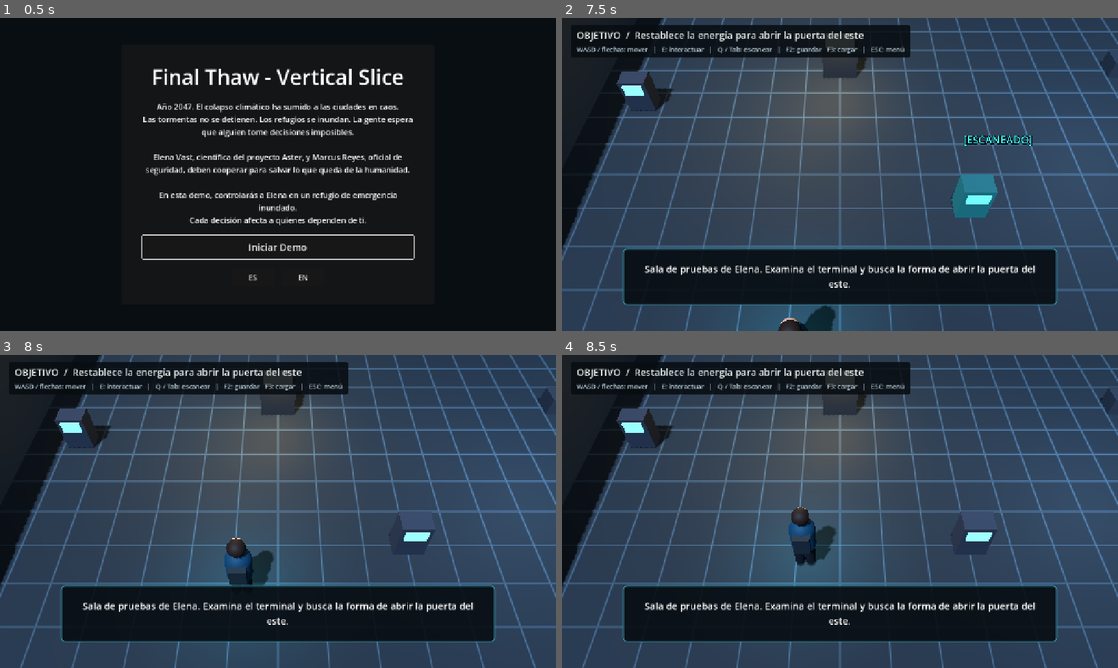
Above: before the commit, frames 1-4 (two rows, left to right).
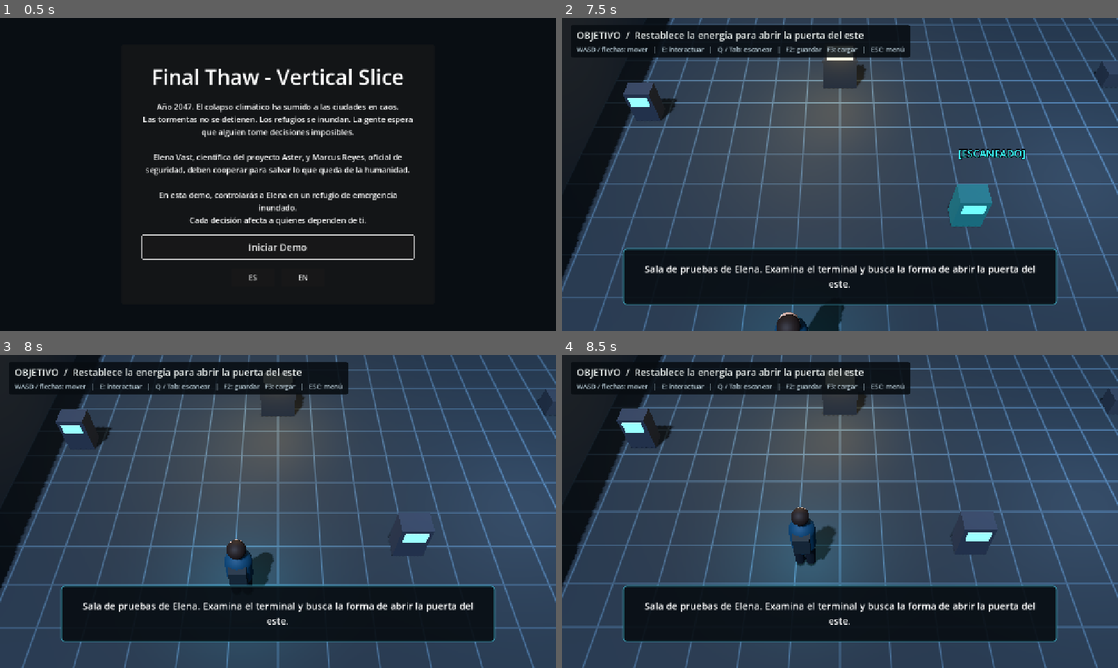
Above: after the commit, the same moments.

Repository: xabiervc/final-thaw
Game: Godot game, scene res://scenes/ui/main_menu.tscn
Two runs of this game, one before a commit and one after it. Both use one fixed random seed, a clock stepped at 60 frames per second and the inputs below.
Inputs (mouse positions are in pixels of both pictures, inside the frame that each line leads up to):
- Up to frame 1 (0.5 s): no input
- Up to frame 2 (7.5 s): click "Iniciar Demo" at 0.5 s; tap Enter at 1.25 s; move the mouse to (962, 158) at 1.27 s; hold D (move_right) 1.28-2 s; tap J (attack_primary) at 1.35 s; click (962, 158) at 1.42 s; drag from (728, 190) to (812, 237) at 2.02 s; move the mouse to (895, 105) at 2.77 s; hold D (move_right) 2.78-3.5 s; tap - (decrease_font) at 2.85 s; drag from (812, 237) to (673, 127) at 3.52 s; move the mouse to (1006, 221) at 4.27 s; hold A (move_left) 4.28-5 s; tap = (increase_font) at 4.35 s; drag from (673, 127) to (756, 96) at 5.02 s; move the mouse to (867, 174) at 5.77 s; hold S (move_down) 5.78-6.5 s; hold Tab (scan) 5.78-6.5 s; click (867, 174) at 5.92 s; drag from (756, 96) to (728, 190) at 6.52 s; tap Space (dodge) at 7.25 s; move the mouse to (962, 158) at 7.27 s; hold W (move_up) from 7.28 s (still down); tap B (toggle_colorblind_mode) at 7.35 s
- Up to frame 3 (8 s): keep holding W (move_up)
- Up to frame 4 (8.5 s): release W (move_up) at 8 s; drag from (728, 527) to (812, 574) at 8.02 s

Frame 1 is identical in both runs. In frame 2, 15% of the frame differs, in the area x 0-100%, y 0-100%; in frame 3, 8.8%; in frame 4, less than 0.1%.

Commit message:
feat: add Elena jump and condition foundation

Diff:
--- a/scripts/characters/elena_controller.gd
+++ b/scripts/characters/elena_controller.gd
@@ -1,27 +1,42 @@
 extends CharacterBody3D
 
 const B = preload("res://scripts/components/build_util.gd")
+const ConditionScript = preload("res://scripts/components/character_condition.gd")
 
 signal fell_off
+signal jumped
 
 @export var max_speed: float = 4.5
 @export var acceleration: float = 15.0
 @export var deceleration: float = 15.0
 @export var min_speed: float = 0.1
 @export var turn_speed: float = 14.0
-@export var gravity: float = 24.0
+@export var gravity: float = 28.0
+@export var jump_velocity: float = 5.8
+@export var coyote_time: float = 0.12
+@export var jump_buffer_time: float = 0.14
 
 var facing_vector: Vector2 = Vector2(0.0, 1.0)
 var input_enabled: bool = true
 var visual: Node3D = null
+var condition = null
 
 var _t: float = 0.0
+var _coyote_left: float = 0.0
+var _buffer_left: float = 0.0
+var _sync_left: float = 0.0
 
 func _ready() -> void:
 	add_to_group("player")
 	collision_layer = 2
 	collision_mask = 1
+	condition = ConditionScript.new()
+	GameManager.stats_changed.connect(_on_stats_changed)
 	_build_body()
+
+func _on_stats_changed() -> void:
+	if not GameManager.elena_condition.is_empty():
+		condition.from_dict(GameManager.elena_condition)
 
 func _build_body() -> void:
 	var cs := CollisionShape3D.new()
@@ -90,10 +105,12 @@
 	visual.scale.y = 1.0 + 0.02 * (0.5 + 0.5 * sin(_t * TAU / 1.5))
 
 func _physics_process(delta: float) -> void:
+	var on_floor := is_on_floor()
 	var input_vec := Vector2.ZERO
 	if input_enabled:
 		input_vec = Input.get_vector("move_left", "move_right", "move_up", "move_down")
-	var target := Vector3(input_vec.x, 0.0, input_vec.y) * max_speed
+	var speed: float = max_speed * condition.speed_multiplier()
+	var target := Vector3(input_vec.x, 0.0, input_vec.y) * speed
 	var horizontal := Vector3(velocity.x, 0.0, velocity.z)
 	var rate := acceleration if input_vec != Vector2.ZERO else deceleration
 	horizontal = horizontal.move_toward(target, rate * delta)
@@ -101,15 +118,38 @@
 		horizontal = Vector3.ZERO
 	velocity.x = horizontal.x
 	velocity.z = horizontal.z
-	if is_on_floor():
+
+	if on_floor:
 		velocity.y = -0.5
+		_coyote_left = coyote_time
 	else:
 		velocity.y -= gravity * delta
+		_coyote_left = maxf(0.0, _coyote_left - delta)
+
+	if input_enabled and InputMap.has_action("jump") and Input.is_action_just_pressed("jump"):
+		_buffer_left = jump_buffer_time
+	else:
+		_buffer_left = maxf(0.0, _buffer_left - delta)
+	if _buffer_left > 0.0 and _coyote_left > 0.0:
+		velocity.y = jump_velocity * condition.jump_multiplier()
+		condition.spend(ConditionScript.JUMP_COST)
+		_buffer_left = 0.0
+		_coyote_left = 0.0
+		jumped.emit()
+
+	condition.tick(delta, input_vec != Vector2.ZERO, on_floor)
+
 	if input_vec != Vector2.ZERO:
 		facing_vector = input_vec.normalized()
 		var wanted := atan2(input_vec.x, input_vec.y)
 		visual.rotation.y = lerp_angle(visual.rotation.y, wanted, clampf(turn_speed * delta, 0.0, 1.0))
 	move_and_slide()
+
+	_sync_left -= delta
+	if _sync_left <= 0.0:
+		_sync_left = 0.25
+		GameManager.elena_condition = condition.to_dict()
+
 	if global_position.y < -6.0:
 		velocity = Vector3.ZERO
 		fell_off.emit()
--- /dev/null
+++ b/scripts/components/character_condition.gd
@@ -0,0 +1,76 @@
+extends RefCounted
+
+const MAX_VALUE := 100.0
+const JUMP_COST := 12.0
+
+var stamina: float = 100.0
+var oxygen: float = 100.0
+var temperature: float = 100.0
+var load_factor: float = 0.0
+var recovery_bonus: float = 0.0
+
+func state_name() -> String:
+	if stamina >= 70.0:
+		return "estable"
+	if stamina >= 35.0:
+		return "fatiga"
+	if stamina > 0.0:
+		return "exhausta"
+	return "critica"
+
+func speed_multiplier() -> float:
+	var m := 1.0
+	match state_name():
+		"fatiga":
+			m = 0.9
+		"exhausta":
+			m = 0.75
+		"critica":
+			m = 0.6
+	if oxygen < 30.0:
+		m *= 0.85
+	if temperature < 40.0:
+		m *= 0.9
+	m *= 1.0 - 0.10 * clampf(load_factor, 0.0, 1.0)
+	return m
+
+func jump_multiplier() -> float:
+	var m := 1.0
+	match state_name():
+		"fatiga":
+			m = 0.9
+		"exhausta":
+			m = 0.65
+		"critica":
+			m = 0.5
+	if oxygen < 30.0:
+		m *= 0.8
+	if temperature < 40.0:
+		m *= 0.9
+	m *= 1.0 - 0.15 * clampf(load_factor, 0.0, 1.0)
+	return m
+
+func spend(amount: float) -> void:
+	stamina = maxf(0.0, stamina - amount)
+
+func tick(delta: float, moving: bool, on_floor: bool) -> void:
+	if not on_floor:
+		return
+	var rate := 10.0
+	if moving:
+		rate = 5.0
+	if temperature < 40.0:
+		rate *= 0.5
+	stamina = minf(MAX_VALUE, stamina + (rate + recovery_bonus) * delta)
+
+func to_dict() -> Dictionary:
+	return {
+		"stamina": stamina,
+		"oxygen": oxygen,
+		"temperature": temperature,
+	}
+
+func from_dict(d: Dictionary) -> void:
+	stamina = clampf(float(d.get("stamina", MAX_VALUE)), 0.0, MAX_VALUE)
+	oxygen = clampf(float(d.get("oxygen", MAX_VALUE)), 0.0, MAX_VALUE)
+	temperature = clampf(float(d.get("temperature", MAX_VALUE)), 0.0, MAX_VALUE)
--- a/scripts/managers/game_manager.gd
+++ b/scripts/managers/game_manager.gd
@@ -15,6 +15,7 @@
 var active_character_id: String = "elena"
 var current_checkpoint_id: String = ""
 var has_prototype: bool = false
+var elena_condition: Dictionary = {}
 var world_state: Dictionary = {}
 
 var font_scale: float = 1.0
@@ -48,6 +49,7 @@
 	active_character_id = "elena"
 	current_checkpoint_id = ""
 	has_prototype = false
+	elena_condition = {}
 	world_state = {}
 	stats_changed.emit()
 
@@ -82,6 +84,7 @@
 		"active_character_id": active_character_id,
 		"current_checkpoint_id": current_checkpoint_id,
 		"has_prototype": has_prototype,
+		"elena_condition": elena_condition,
 		"world_state": world_state,
 	}
 
@@ -100,6 +103,11 @@
 	active_character_id = str(d.get("active_character_id", "elena"))
 	current_checkpoint_id = str(d.get("current_checkpoint_id", ""))
 	has_prototype = bool(d.get("has_prototype", false))
+	var ec = d.get("elena_condition", {})
+	if typeof(ec) == TYPE_DICTIONARY:
+		elena_condition = ec
+	else:
+		elena_condition = {}
 	var ws = d.get("world_state", {})
 	if typeof(ws) == TYPE_DICTIONARY:
 		world_state = ws
--- a/scripts/managers/input_setup.gd
+++ b/scripts/managers/input_setup.gd
@@ -1,11 +1,12 @@
 extends Node
-## Crea las 16 acciones de entrada por codigo (remapeables en runtime).
+## Crea las acciones de entrada por codigo (remapeables en runtime).
 
 const ACTIONS = {
 	"move_up": [KEY_W, KEY_UP],
 	"move_down": [KEY_S, KEY_DOWN],
 	"move_left": [KEY_A, KEY_LEFT],
 	"move_right": [KEY_D, KEY_RIGHT],
+	"jump": [KEY_SPACE],
 	"attack_primary": [KEY_J, KEY_K],
 	"attack_secondary": [KEY_L],
 	"dodge": [KEY_SPACE, KEY_SHIFT],
